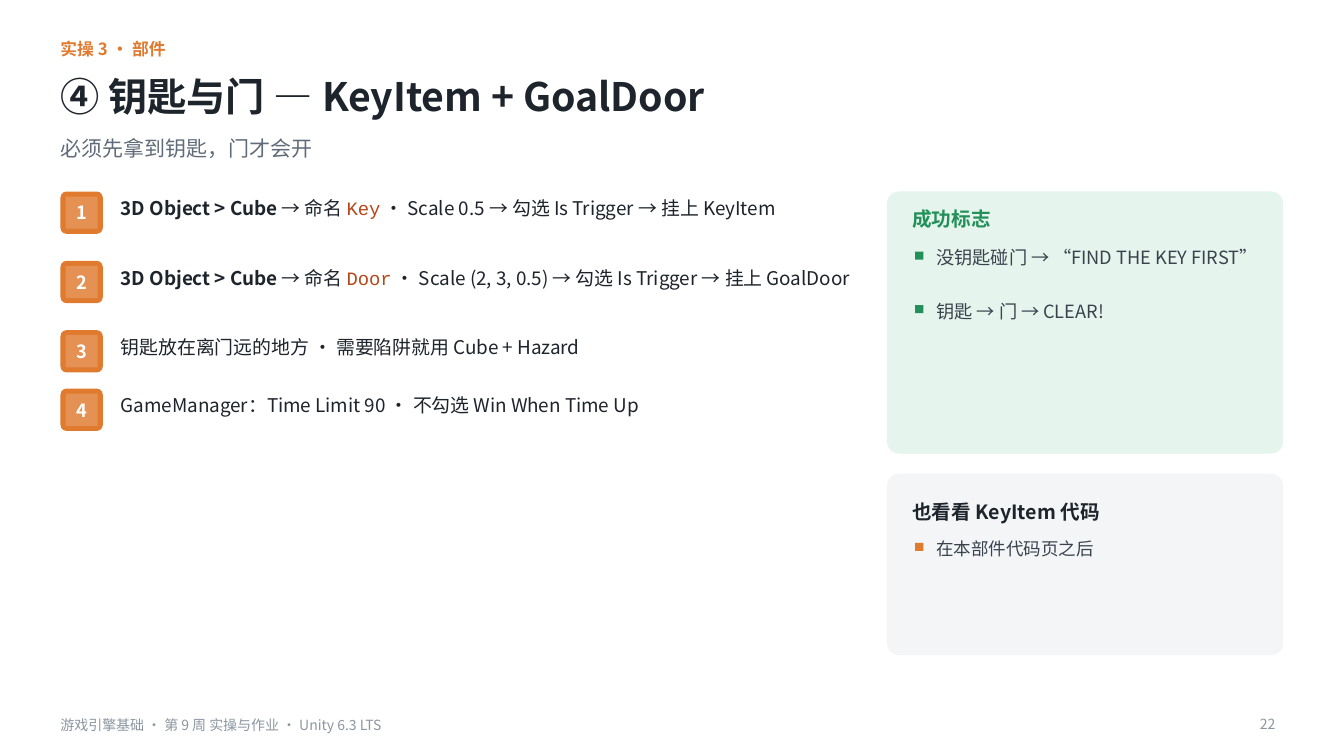
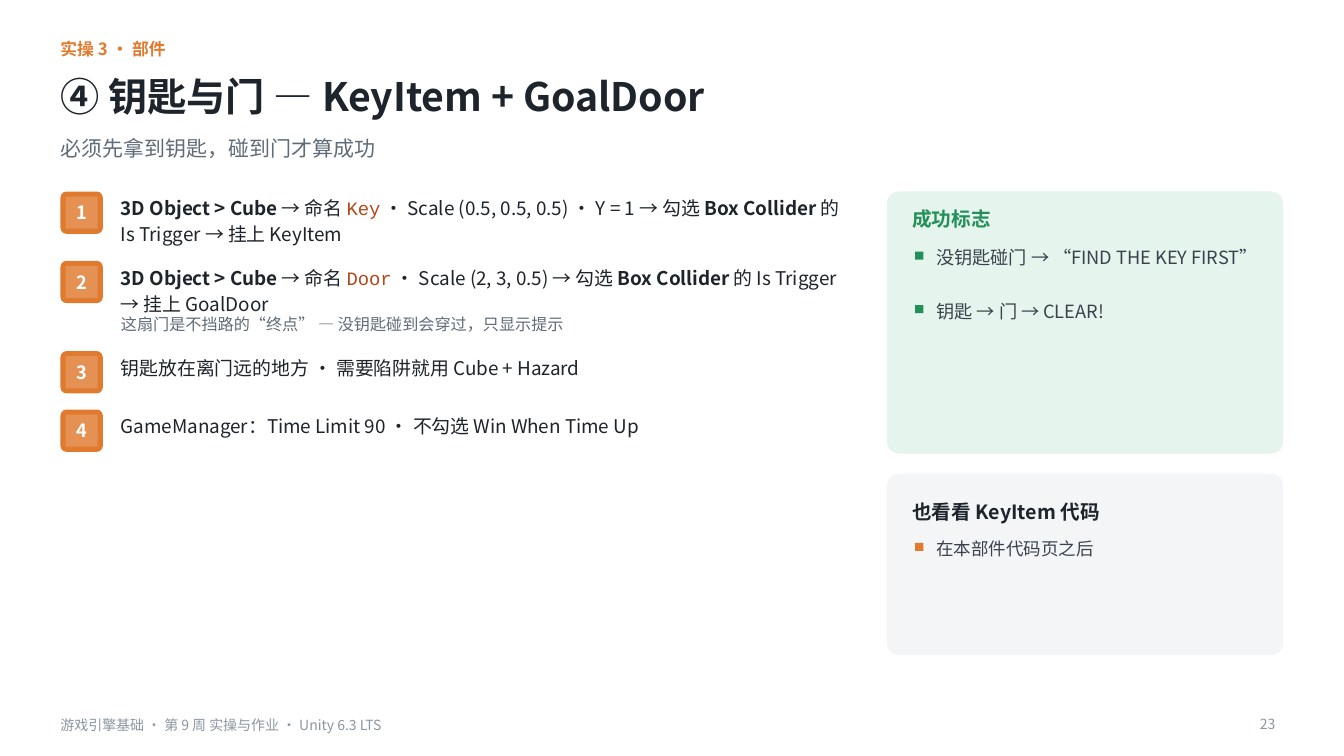
Before and after one commit to iplay-garden/game-engine-basics, a slide deck: slide 23 of 9주차/简体中文/游戏引擎基础_第9周_实操与作业指南_简体中文.pptx (slide 22 before the commit). Drawn at 1344x756 pixels with LibreOffice and Linux fonts; fonts in the diff are those of the drawing. Boxes give left, top, right and bottom in pixels: in the first picture for what was removed or moved away, otherwise in the second. Text is boxed around its words. In the diff, an @@ line names an element or a change of style, - is before the commit and + after.

```diff
--- a/9주차/简体中文/游戏引擎基础_第9周_实操与作业指南_简体中文.pptx
+++ b/9주차/简体中文/游戏引擎基础_第9周_实操与作业指南_简体中文.pptx
@@ text at bbox=[60, 138, 375, 158]: text changed @@
-必须先拿到钥匙，门才会开
+必须先拿到钥匙，碰到门才算成功
@@ text at bbox=[121, 199, 840, 246]: text changed @@
-3D Object > Cube → 命名 Key · Scale 0.5 → 勾选 Is Trigger → 挂上 KeyItem
+3D Object > Cube → 命名 Key · Scale (0.5, 0.5, 0.5) · Y = 1 → 勾选 Box Collider 的 Is Trigger → 挂上 KeyItem
@@ text at bbox=[121, 269, 836, 313]: text changed @@
-3D Object > Cube → 命名 Door · Scale (2, 3, 0.5) → 勾选 Is Trigger → 挂上 GoalDoor
+3D Object > Cube → 命名 Door · Scale (2, 3, 0.5) → 勾选 Box Collider 的 Is Trigger → 挂上 GoalDoor
@@ text added at bbox=[121, 316, 564, 332], 11.5 pt, text #5F6B78 @@
+这扇门是不挡路的“终点” — 没钥匙碰到会穿过，只显示提示
@@ 4 texts, 2 rectangles, 2 rounded rectangles: place and size @@
-4 texts, 2 rectangles, 2 rounded rectangles at bbox=[60, 330, 639, 431]
+4 texts, 2 rectangles, 2 rounded rectangles at bbox=[60, 351, 639, 452]
@@ page number at bbox=[1260, 718, 1276, 729]: text changed @@
-22
+23
```
Also in this commit, not shown: 19 other slides changed, 1 slide added, 10 other files.
